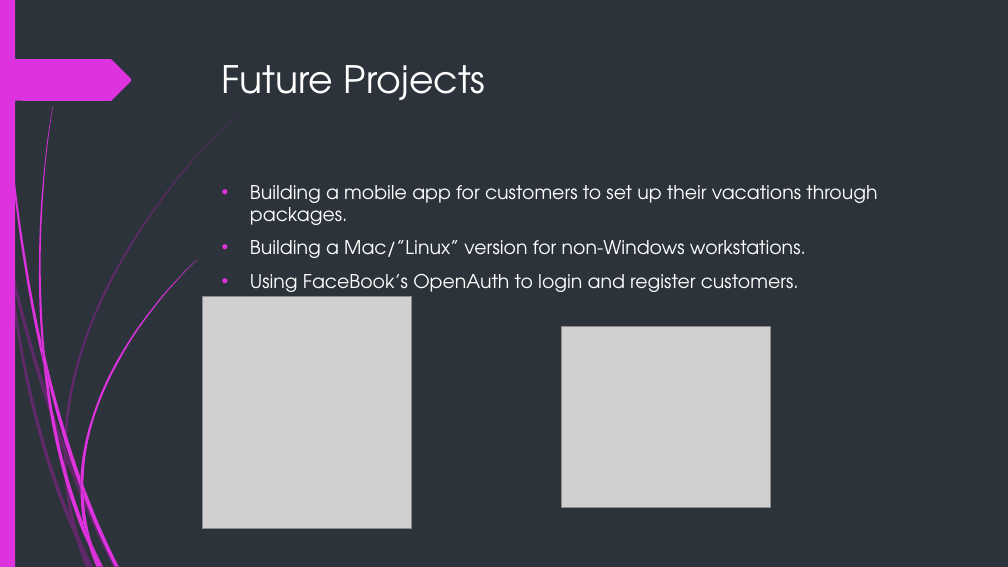
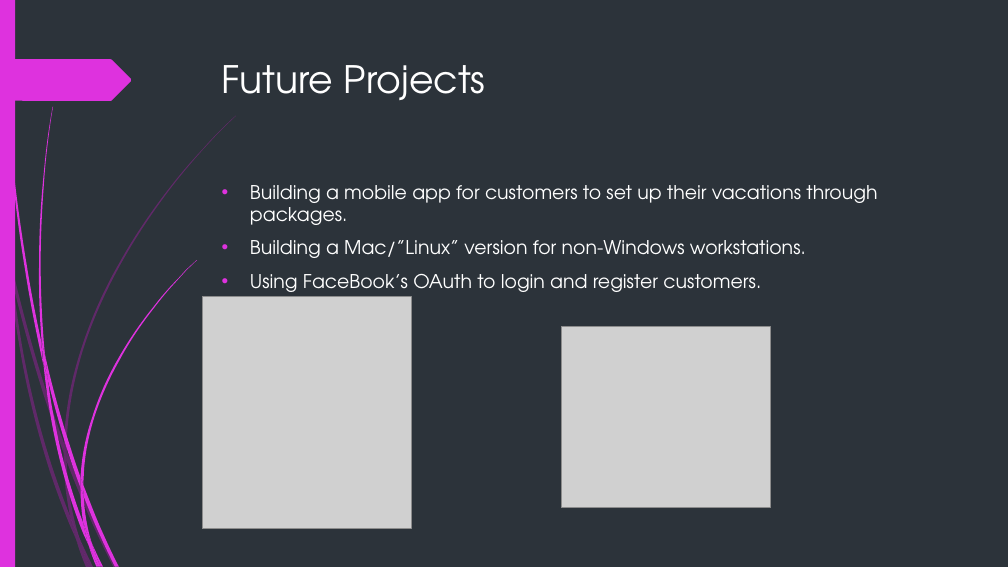
Before and after one commit to RoyalBis/OOSD-PROJ2-TEAM5, a slide deck: slide 7 of OOSD_Project2_Team5_Presentation.pptx (slide 6 before the commit). Drawn at 1008x567 pixels with LibreOffice and Linux fonts; fonts in the diff are those of the drawing; grey boxes stand for pictures. Boxes give left, top, right and bottom in pixels: in the first picture for what was removed or moved away, otherwise in the second. Text is boxed around its words. In the diff, an @@ line names an element or a change of style, - is before the commit and + after.

```diff
--- a/OOSD_Project2_Team5_Presentation.pptx
+++ b/OOSD_Project2_Team5_Presentation.pptx
@@ text at <box>250,274,761,292</box>: text changed @@
-• Using FaceBook’s OpenAuth to login and register customers.
+• Using FaceBook’s OAuth to login and register customers.
```
Also in this commit, not shown: 2 other slides changed, 1 slide added.
